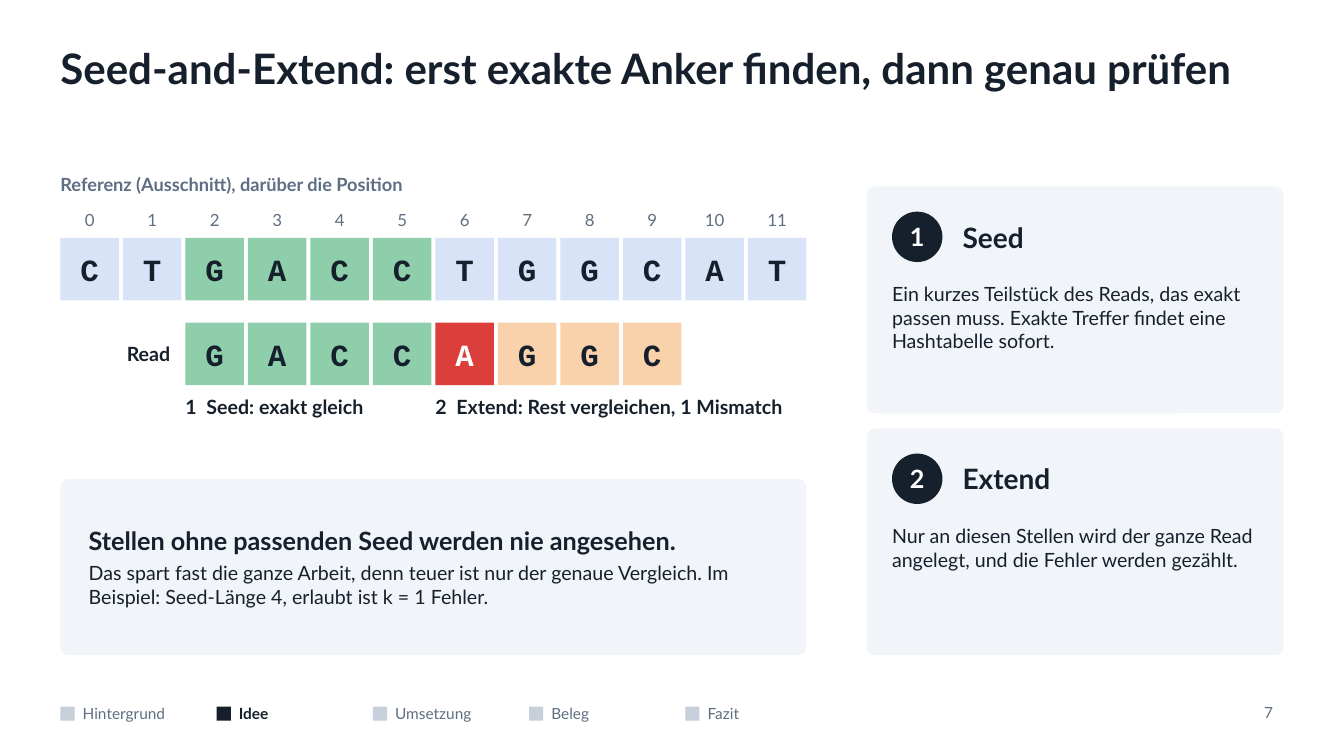
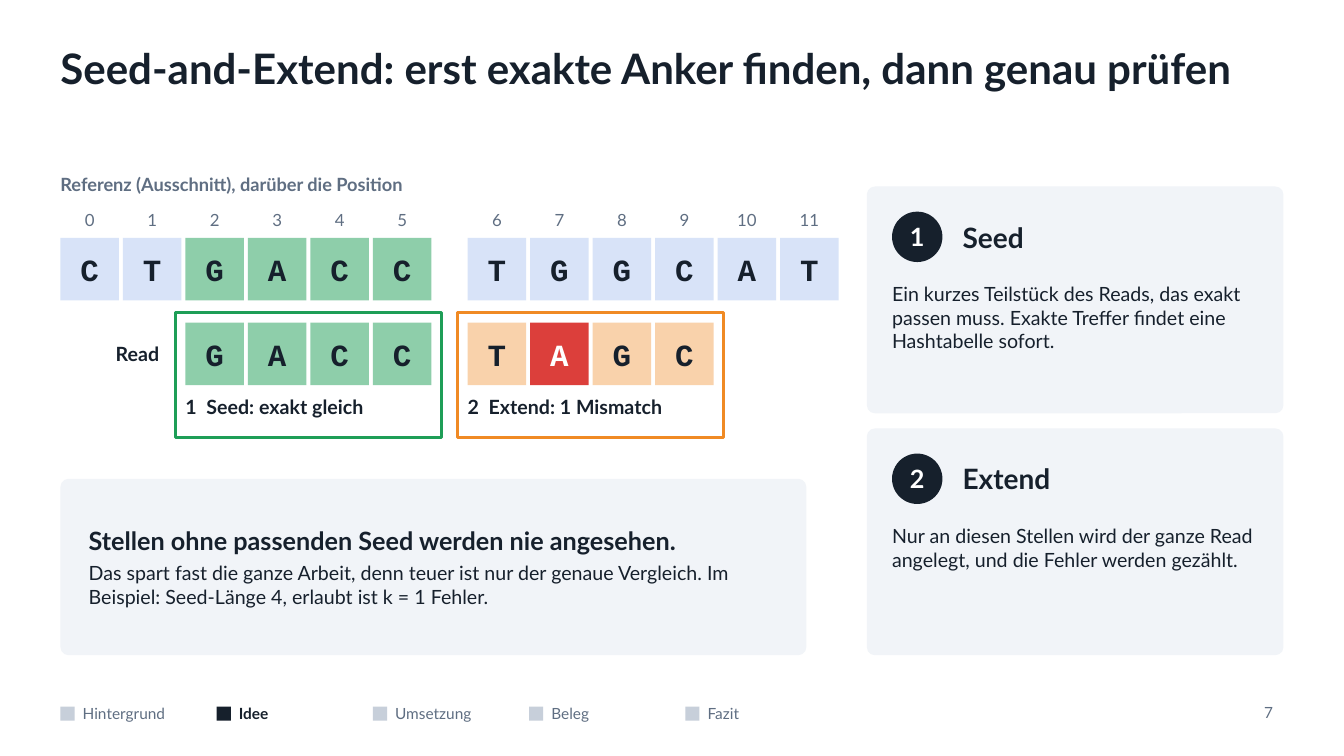
Before and after one commit to mawehl/BigData, a slide deck: slide 7 of CloudBurst_Vortrag.pptx. Drawn at 1344x756 pixels with LibreOffice and Linux fonts; fonts in the diff are those of the drawing. Boxes give left, top, right and bottom in pixels: in the first picture for what was removed or moved away, otherwise in the second. Text is boxed around its words. In the diff, an @@ line names an element or a change of style, - is before the commit and + after.

```diff
--- a/CloudBurst_Vortrag.pptx
+++ b/CloudBurst_Vortrag.pptx
@@ text "Read": place and size @@
-text "Read" at (127, 346, 171, 361)
+text "Read" at (116, 346, 160, 361)
@@ rectangle added at (175, 313, 442, 438), outline #1E9E57 2.5 pt @@
@@ rectangle added at (458, 313, 724, 438), outline #F08A24 2.5 pt @@
@@ rectangle "T": place and size @@
-rectangle "T" at (498, 323, 557, 385)
+rectangle "T" at (468, 323, 526, 385)
@@ rectangle "A": place and size @@
-rectangle "A" at (436, 323, 494, 385)
+rectangle "A" at (530, 323, 589, 385)
@@ 8 rectangles, 6 texts: place and size @@
-8 rectangles, 6 texts at (436, 214, 807, 385)
+8 rectangles, 6 texts at (468, 214, 839, 385)
@@ text in rectangle at (488, 345, 506, 366): text changed @@
-G
+T
@@ text at (468, 399, 662, 414): text changed @@
-2 Extend: Rest vergleichen, 1 Mismatch
+2 Extend: 1 Mismatch
```
Also in this commit, not shown: 3 other slides changed, 1 other file.
